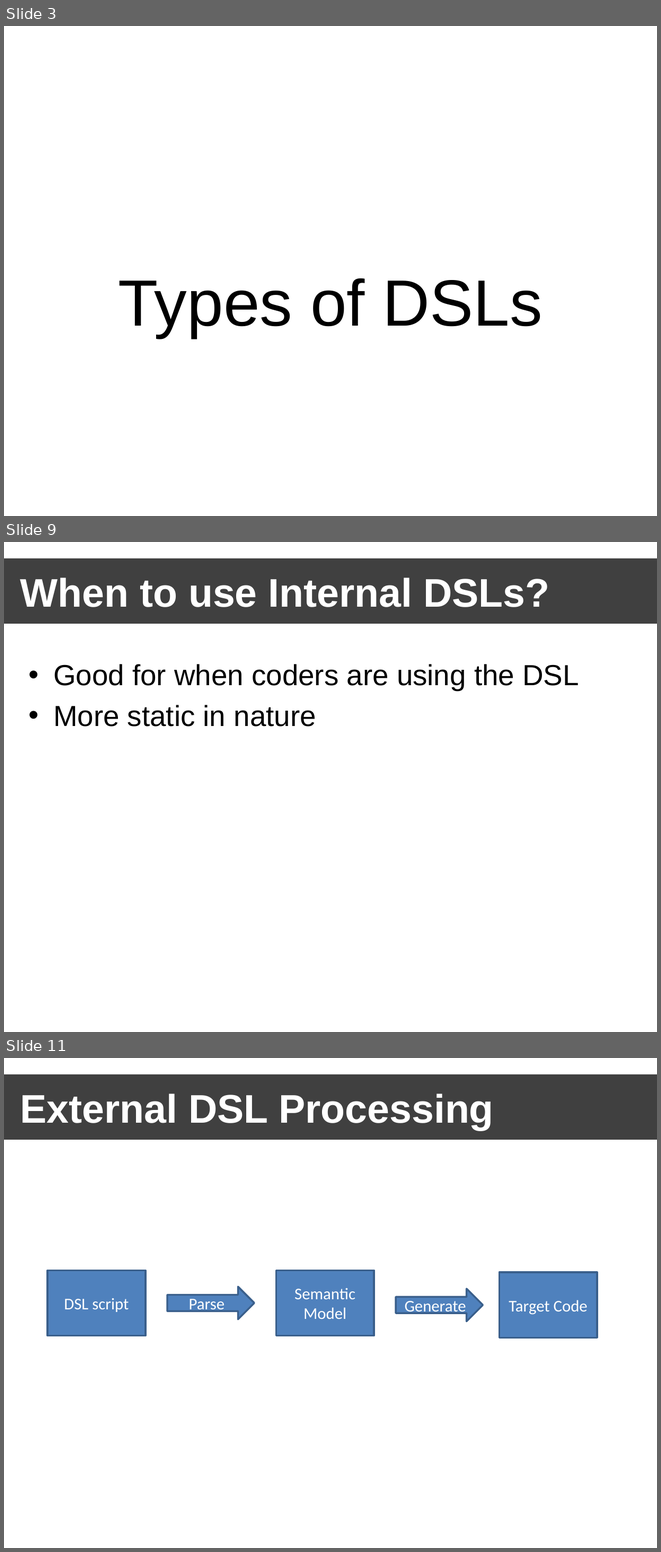
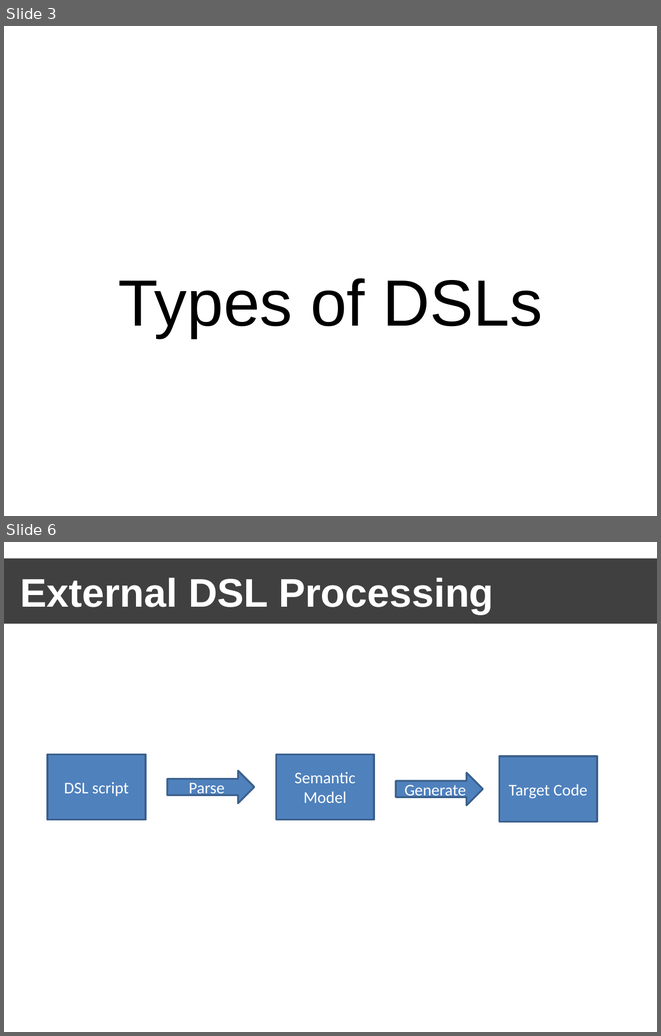
Before and after one commit to jbogard/presentations, a slide deck: BuildingExternalDSLs/Building External DSLs.pptx. Shown one above the other, each under a label of ours: slides 3, 9 and 11 before the commit, slides 3 and 6 after it; the slides between them are not shown. The pictures are 661x1552 and 661x1036 pixels, drawn with LibreOffice and Linux fonts; fonts in the diff are those of the drawing; background and template pictures are left out. Boxes give left, top, right and bottom in pixels: in the first picture for what was removed or moved away, otherwise in the second. Text is boxed around its words. In the diff, an @@ line names an element or a change of style, - is before the commit and + after.

```diff
--- a/BuildingExternalDSLs/Building External DSLs.pptx
+++ b/BuildingExternalDSLs/Building External DSLs.pptx
@@ slide 9 removed at [4, 542, 657, 1032], background picture (left out) @@
@@ title removed at [4, 558, 657, 624] @@
-When to use Internal DSLs?
@@ text removed at [53, 664, 579, 726] @@
-• Good for when coders are using the DSL
-• More static in nature
@@ what was slide 11 is now slide 6 @@
```
Also in this commit, not shown: 4 slides changed, 2 slides added, 4 other slides removed, 39 other files.
